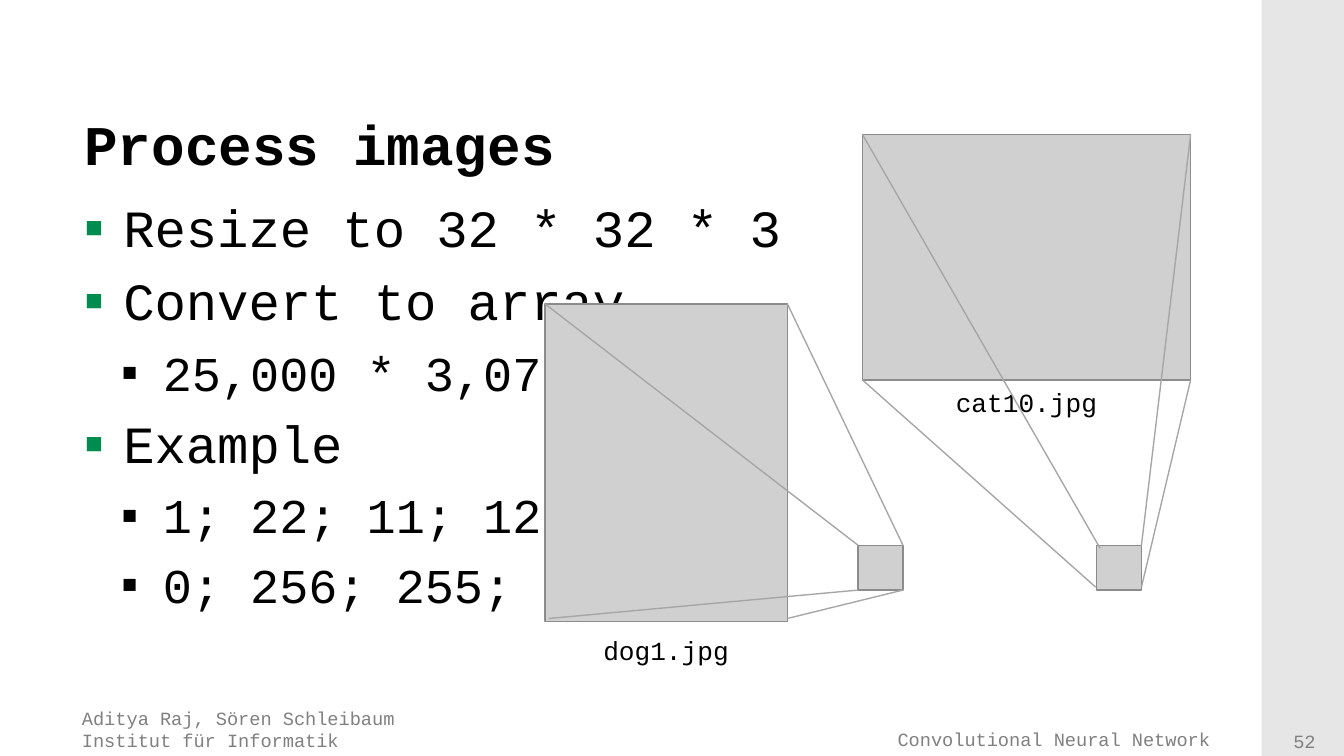
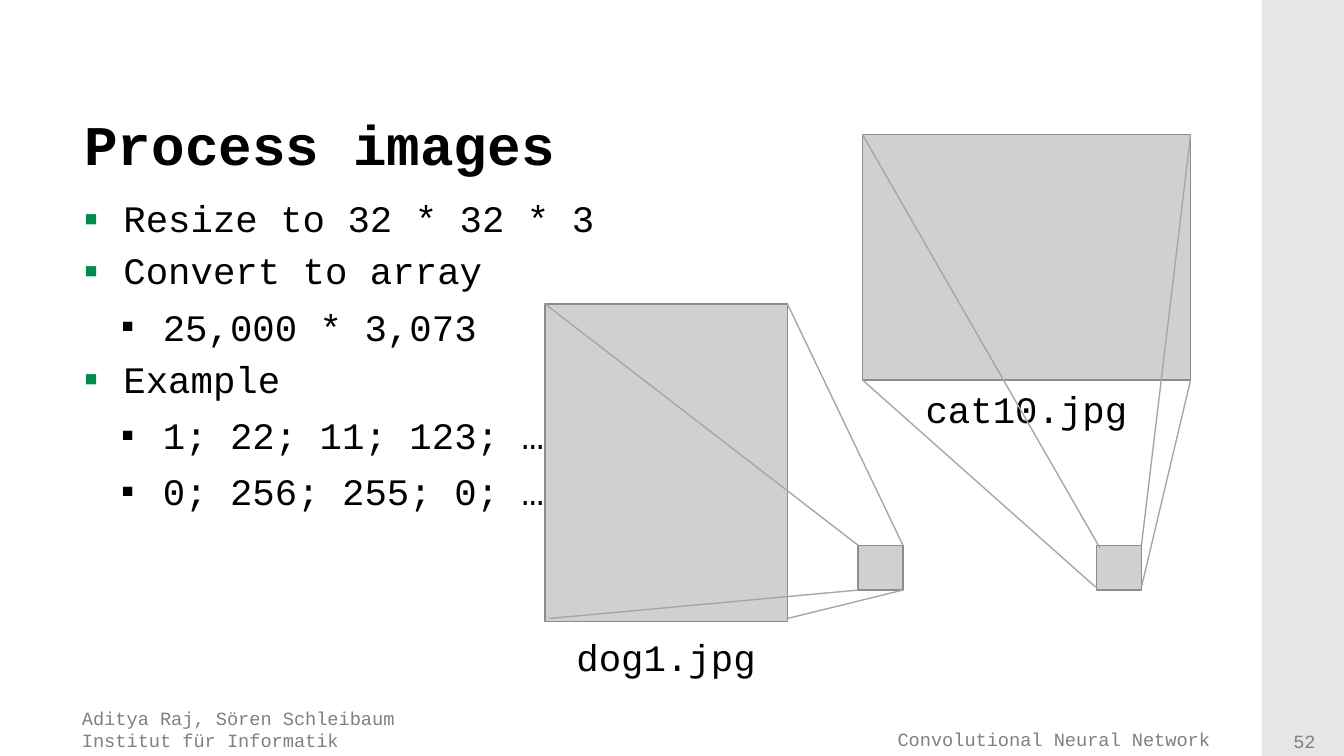
Before and after one commit to adityaraj52/ConvNet, a slide deck: slide 52 of Presentation/Final presentation/Presentation.pptx. Drawn at 1344x756 pixels with LibreOffice and Linux fonts; fonts in the diff are those of the drawing; grey boxes stand for pictures; background and template pictures are left out. Boxes give left, top, right and bottom in pixels: in the first picture for what was removed or moved away, otherwise in the second. Text is boxed around its words. In the diff, an @@ line names an element or a change of style, - is before the commit and + after.

```diff
--- a/Presentation/Final presentation/Presentation.pptx
+++ b/Presentation/Final presentation/Presentation.pptx
@@ text "Resize to 32 * 32 ..." at (123,206,594,512): size 28 to 20 pt in "Resize to 32 * 32 * 3", "Convert to array", "Example"; size 26 to 20 pt in "25,000 * 3,073", "1; 22; 11; 123; …", "0; 256; 255; 0; …"; less space between paragraphs @@
@@ text "cat10.jpg" at (926,397,1128,434): size 14 to 20 pt @@
@@ text "dog1.jpg" at (576,644,755,679): size 14 to 20 pt @@
```
Also in this commit, not shown: 42 other slides changed, 5 slides added, 1 other file.
